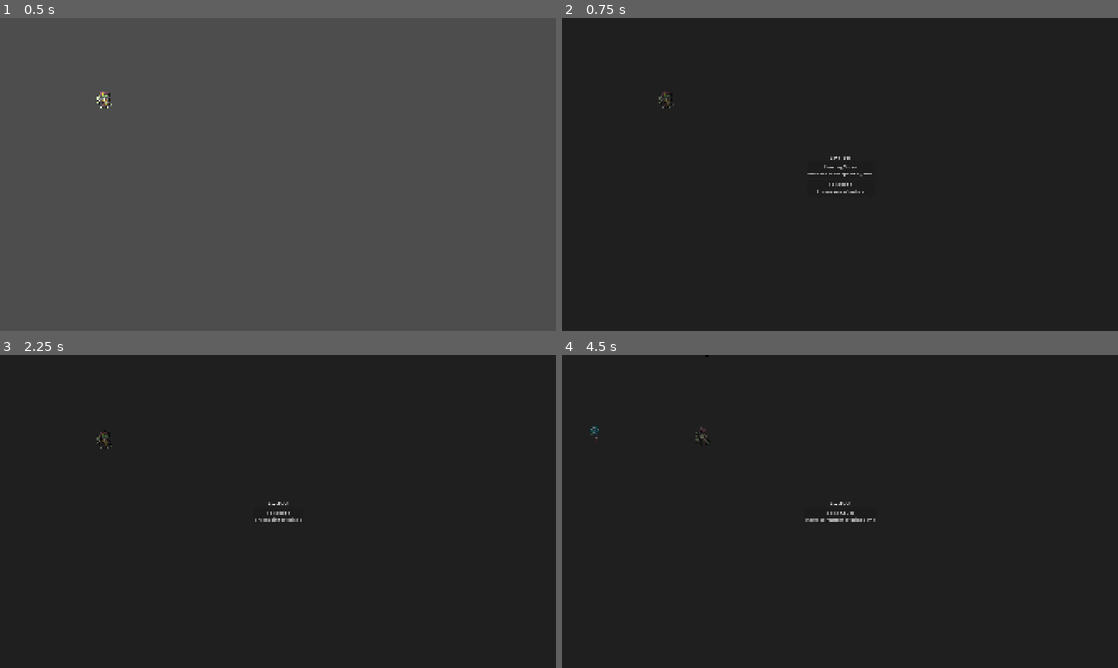
Above: before the commit, frames 1-4 (two rows, left to right).
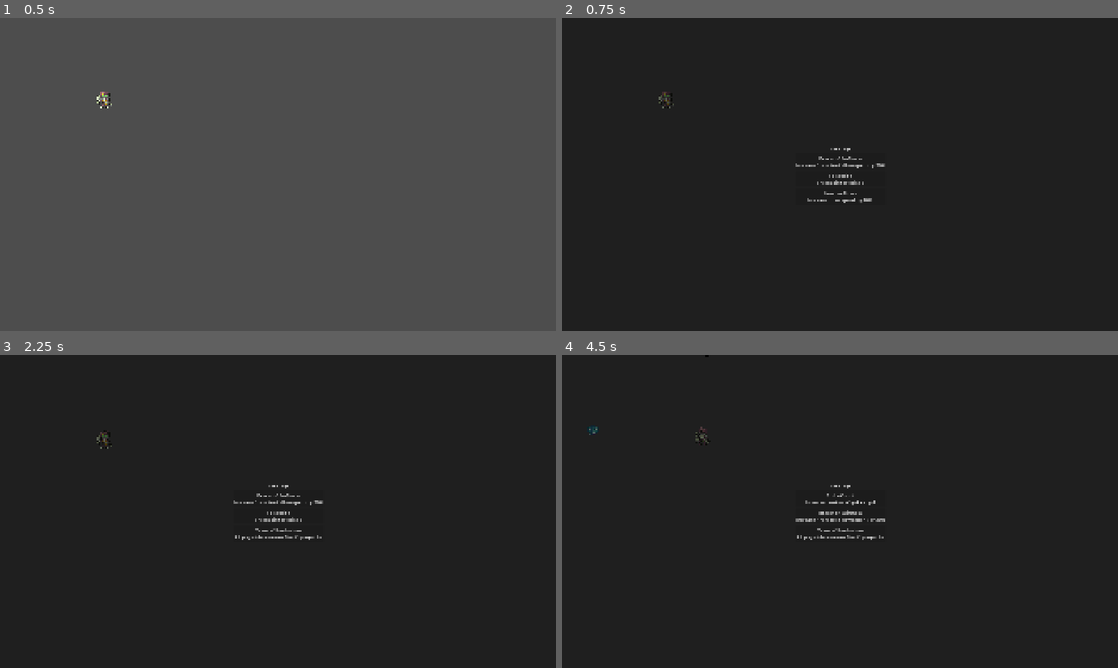
Above: after the commit, the same moments.

Repository: spearw/spore-runner
Game: Godot game, scene res://world/world.tscn
The game is run twice, just before and just after one commit, with the same random seed, the same clock (stepped at 60 frames per second) and the same inputs.
Inputs:
- Up to frame 1 (0.5 s): no input
- Up to frame 2 (0.75 s): tap Enter at 0.5 s; hold Right (move_right) from 0.53 s (still down); hold E (dev_add_xp) from 0.53 s (still down)
- Up to frame 3 (2.25 s): release Right (move_right) at 1.25 s; release E (dev_add_xp) at 1.25 s; click "Running Shoes Increase move s…" at 1.25 s; tap Space at 2 s; hold S (move_down) from 2.03 s (still down); tap L (dev_force_levelup) at 2.1 s
- Up to frame 4 (4.5 s): release S (move_down) at 2.75 s; click "Spike Ring Shoots ring of spi…" at 2.75 s; hold Right (move_right) 3.53-4.28 s; hold E (dev_add_xp) 3.53-4.28 s; hold W (move_up) from 4.28 s (still down); tap L (dev_force_levelup) at 4.35 s

Frame 1 is identical in both runs. In frame 2, 0.5% of the frame differs, in the area x 42-59%, y 41-60%; in frame 3, 0.3%; in frame 4, 0.5%.

Commit message:
Add systems and components logic

Diff:
--- a/actors/enemies/brute/brute.tscn
+++ b/actors/enemies/enemy/enemy.tscn
@@ -1,14 +1,14 @@
 [gd_scene load_steps=5 format=3 uid="uid://bjpvtmn8ptm1n"]
 
-[ext_resource type="Script" uid="uid://b4c4seddr04t5" path="res://actors/enemies/brute/brute.gd" id="1_4gyqm"]
-[ext_resource type="Texture2D" uid="uid://b7j6lpov6dfsd" path="res://actors/enemies/brute/brute.png" id="1_7k104"]
+[ext_resource type="Script" uid="uid://b4c4seddr04t5" path="res://actors/enemies/enemy/enemy.gd" id="1_4gyqm"]
+[ext_resource type="Texture2D" uid="uid://b7j6lpov6dfsd" path="res://actors/enemies/enemy/enemy.png" id="1_7k104"]
 [ext_resource type="PackedScene" uid="uid://b6g8t0tg7ccfi" path="res://items/pickups/xp_gem/experience_gem.tscn" id="2_qi2p4"]
 
 [sub_resource type="CapsuleShape2D" id="CapsuleShape2D_7k104"]
 radius = 22.0
 height = 50.0
 
-[node name="Enemy" type="CharacterBody2D"]
+[node name="Enemy" type="CharacterBody2D" groups=["enemies"]]
 collision_layer = 2
 collision_mask = 3
 script = ExtResource("1_4gyqm")
@@ -17,5 +17,5 @@
 [node name="Sprite2D" type="Sprite2D" parent="."]
 texture = ExtResource("1_7k104")
 
-[node name="CollisionShape2D" type="CollisionShape2D" parent="." groups=["enemy"]]
+[node name="CollisionShape2D" type="CollisionShape2D" parent="." groups=["enemies"]]
 shape = SubResource("CapsuleShape2D_7k104")
--- a/actors/player/player.gd
+++ b/actors/player/player.gd
@@ -8,6 +8,7 @@
 signal died
 signal experience_changed(current_xp, required_xp)
 signal leveled_up(new_level)
+signal stats_changed
 
 @export var stats: PlayerStats
 @onready var artifacts_node: Node = $Artifacts
@@ -52,6 +53,24 @@
 			final_speed = artifact.modify_speed(final_speed)
 	return final_speed
 
+## Calculates the total projectile bonus from all equipped artifacts.
+## @return: int - The number of extra projectiles to add.
+func get_global_projectile_bonus() -> int:
+	var bonus = 0
+	for artifact in artifacts_node.get_children():
+		if artifact.has_method("get_projectile_bonus"):
+			bonus += artifact.get_projectile_bonus()
+	return bonus
+
+## Calculates the total fire rate multiplier from all equipped artifacts.
+## @return: float - The final multiplier for timer wait_time (e.g., 0.8 for 20% faster).
+func get_global_firerate_modifier() -> float:
+	var modifier = 1.0 # Start with no modification
+	for artifact in artifacts_node.get_children():
+		if artifact.has_method("get_firerate_modifier"):
+			modifier *= artifact.get_firerate_modifier()
+	return modifier
+
 ## Adds experience to the player and checks for level-up conditions.
 ## @param amount: int - The amount of experience to add.
 func add_experience(amount: int) -> void:
@@ -86,6 +105,9 @@
 	if current_health <= 0:
 		die()
 
+func notify_stats_changed():
+	stats_changed.emit()
+
 ## Handles the player's death sequence.
 func die() -> void:
 	# Emit the died signal for other nodes to react to.
--- a/items/artifacts/running_shoes/running_shoes.gd
+++ b/items/artifacts/running_shoes/running_shoes.gd
@@ -8,5 +8,10 @@
 ## Applies this artifact's modification to a base speed value.
 ## @param base_speed: float - The incoming speed value.
 ## @return: float - The modified speed value.
+var level = 1
 func modify_speed(base_speed: float) -> float:
-	return base_speed * speed_multiplier
+	# Speed increases by 10% per level
+	return base_speed * (speed_multiplier**level)
+
+func upgrade_artifact():
+	level += 1
--- /dev/null
+++ b/items/artifacts/swift_bracer/swift_bracer.gd
@@ -0,0 +1,10 @@
+## swift_bracer.gd
+## An artifact that increases global weapon fire rate.
+class_name SwiftBracerArtifact
+extends Node
+
+# 20% faster fire rate (timer wait time is multiplied by this)
+var firerate_modifier: float = 0.8
+
+func get_firerate_modifier() -> float:
+	return firerate_modifier
--- /dev/null
+++ b/items/artifacts/swift_bracer/swift_bracer.tscn
@@ -0,0 +1,6 @@
+[gd_scene load_steps=2 format=3 uid="uid://dvld04rkuxoxk"]
+
+[ext_resource type="Script" uid="uid://l4foget2ubl6" path="res://items/artifacts/swift_bracer/swift_bracer.gd" id="1_6kt13"]
+
+[node name="SwiftBracer" type="Node"]
+script = ExtResource("1_6kt13")
--- /dev/null
+++ b/items/artifacts/tome_of_duplication/tome_of_duplication.gd
@@ -0,0 +1,9 @@
+## tome_of_duplication.gd
+## An artifact that grants extra projectiles to weapons.
+class_name TomeOfDuplicationArtifact
+extends Node
+
+var projectile_bonus: int = 1
+
+func get_projectile_bonus() -> int:
+	return projectile_bonus
--- /dev/null
+++ b/items/artifacts/tome_of_duplication/tome_of_duplication.tscn
@@ -0,0 +1,6 @@
+[gd_scene load_steps=2 format=3 uid="uid://blnvjmprud8u4"]
+
+[ext_resource type="Script" uid="uid://cocghxubhfkd" path="res://items/artifacts/tome_of_duplication/tome_of_duplication.gd" id="1_twkai"]
+
+[node name="TomeOfDuplication" type="Node"]
+script = ExtResource("1_twkai")
--- a/items/weapons/dagger/daggers.gd
+++ /dev/null
@@ -1,54 +0,0 @@
-## A weapon that fires a burst of projectiles horizontally.
-class_name DaggersWeapon extends Node2D
-
-@export var projectile_scene: PackedScene
-
-# Number of projectiles to fire in a single burst.
-@export var burst_count: int = 3
-# Delay in seconds between each projectile within a burst.
-@export var burst_delay: float = 0.1
-
-@onready var fire_rate_timer: Timer = $FireRateTimer
-
-var fire_right: bool = true
-
-func _ready() -> void:
-	fire_rate_timer.timeout.connect(_on_fire_rate_timer_timeout)
-
-## Signal handler for the fire rate timer's timeout signal.
-## This function now initiates the burst sequence.
-## The 'async' keyword allows the use of 'await' inside it.
-func _on_fire_rate_timer_timeout() -> void:
-	# We call another function to handle the burst to keep code clean.
-	fire_burst()
-
-## Asynchronously handles the firing of a burst of projectiles.
-func fire_burst() -> void:
-	# Guard clause: Do not fire if the projectile scene is not set.
-	if not projectile_scene:
-		printerr("WhipWeapon: Projectile scene is not set.")
-		return
-
-	# Loop to fire the specified number of projectiles.
-	for i in range(burst_count):
-		# Flip direction for every shot.
-		fire_right = not fire_right
-		var direction = Vector2.RIGHT if fire_right else Vector2.LEFT
-		var projectile = projectile_scene.instantiate()
-
-		# Set the projectile's direction.
-		projectile.direction = direction
-
-		# Add the projectile to the main game world.
-		# get_tree().current_scene is a robust way to get the root of the running scene.
-		get_tree().current_scene.add_child(projectile)
-
-		# Set its starting position.
-		projectile.global_position = self.global_position
-
-		# --- The Magic Part ---
-		# If this is not the last projectile in the burst, wait.
-		if i < burst_count - 1:
-			# Create a temporary timer and wait for its 'timeout' signal.
-			# The function pauses here for burst_delay seconds.
-			await get_tree().create_timer(burst_delay).timeout
--- a/items/weapons/dagger/daggers.tscn
+++ /dev/null
@@ -1,13 +0,0 @@
-[gd_scene load_steps=3 format=3 uid="uid://divtus20vmop4"]
-
-[ext_resource type="Script" uid="uid://d28sd1lkd3cdw" path="res://items/weapons/dagger/daggers.gd" id="1_6gvp5"]
-[ext_resource type="PackedScene" uid="uid://bwo8ttfa451xp" path="res://items/weapons/dagger/daggers_projectile.tscn" id="2_71i1o"]
-
-[node name="daggers" type="Node2D"]
-script = ExtResource("1_6gvp5")
-projectile_scene = ExtResource("2_71i1o")
-metadata/_custom_type_script = "uid://d28sd1lkd3cdw"
-
-[node name="FireRateTimer" type="Timer" parent="."]
-wait_time = 2.0
-autostart = true
--- /dev/null
+++ b/items/weapons/dagger/daggers_weapon.gd
@@ -0,0 +1,39 @@
+## daggers_weapon.gd
+class_name DaggersWeapon
+extends Node2D
+
+# --- Base Properties ---
+@export var projectile_scene: PackedScene
+var base_projectile_count: int = 1
+var base_projectile_damage: int = 10
+var base_interval: float = 2.0
+
+# --- Component References ---
+@onready var targeting_component: TargetingComponent = $TargetingComponent
+@onready var stats_component: WeaponStatsComponent = $WeaponStatsComponent
+@onready var fire_rate_timer: Timer = $FireRateTimer
+
+var last_fire_direction = Vector2.RIGHT
+
+func _ready():
+	fire_rate_timer.timeout.connect(_on_fire_rate_timer_timeout)
+
+func _on_fire_rate_timer_timeout():
+	if not projectile_scene: return
+
+	var fire_direction = targeting_component.get_fire_direction(self.global_position, last_fire_direction)
+	var final_projectile_count = stats_component.get_final_projectile_count()
+
+	for i in range(final_projectile_count):
+		var projectile = projectile_scene.instantiate()
+		projectile.damage = self.base_projectile_damage
+		projectile.direction = fire_direction
+		projectile.rotation = fire_direction.angle()
+
+		get_tree().current_scene.add_child(projectile)
+		projectile.global_position = self.global_position
+
+		if i < final_projectile_count - 1:
+			await get_tree().create_timer(0.08).timeout
+
+	last_fire_direction = fire_direction
--- /dev/null
+++ b/items/weapons/dagger/daggers_weapon.tscn
@@ -0,0 +1,21 @@
+[gd_scene load_steps=5 format=3 uid="uid://divtus20vmop4"]
+
+[ext_resource type="Script" uid="uid://d28sd1lkd3cdw" path="res://items/weapons/dagger/daggers_weapon.gd" id="1_jas4t"]
+[ext_resource type="PackedScene" uid="uid://bwo8ttfa451xp" path="res://items/weapons/dagger/daggers_projectile.tscn" id="2_glwvr"]
+[ext_resource type="Script" uid="uid://5nf8qiekyyrw" path="res://systems/components/targeting_component.gd" id="3_glwvr"]
+[ext_resource type="PackedScene" uid="uid://bi2e3pkfcknbt" path="res://systems/components/weapon_stats_component.tscn" id="4_umv4o"]
+
+[node name="daggers" type="Node2D"]
+script = ExtResource("1_jas4t")
+projectile_scene = ExtResource("2_glwvr")
+metadata/_custom_type_script = "uid://d28sd1lkd3cdw"
+
+[node name="FireRateTimer" type="Timer" parent="."]
+wait_time = 2.0
+autostart = true
+
+[node name="TargetingComponent" type="Node" parent="."]
+script = ExtResource("3_glwvr")
+metadata/_custom_type_script = "uid://5nf8qiekyyrw"
+
+[node name="WeaponStatsComponent" parent="." instance=ExtResource("4_umv4o")]
--- a/items/weapons/spike_ring/spike_ring_weapon.gd
+++ b/items/weapons/spike_ring/spike_ring_weapon.gd
@@ -3,13 +3,13 @@
 
 @export var projectile_scene: PackedScene
 
-# --- Weapon Stats ---
-# These properties can be modified by upgrades.
-var projectile_count: int = 8
-var projectile_damage: int = 15
-# We can use this to control the spike size later.
-# var projectile_scale: float = 1.0
+# --- Base Properties ---
+var base_projectile_count: int = 8
+var base_projectile_damage: int = 15
+var base_interval: float = 4.0
 
+# --- Component References ---
+@onready var stats_component: WeaponStatsComponent = $WeaponStatsComponent
 @onready var fire_rate_timer: Timer = $FireRateTimer
 
 func _ready():
@@ -21,14 +21,15 @@
 		return
 
 	# Calculate the angle between each spike. TAU is a full circle in radians (2 * PI).
-	var angle_step = TAU / projectile_count
+	var final_projectile_count = stats_component.get_final_projectile_count()
+	var angle_step = TAU / final_projectile_count
 
-	for i in range(projectile_count):
+	for i in range(final_projectile_count):
 		var current_angle = angle_step * i
 		var projectile = projectile_scene.instantiate()
 
 		# Set the projectile's stats from the weapon's stats.
-		projectile.damage = self.projectile_damage
+		projectile.damage = self.base_projectile_damage
 		projectile.direction = Vector2.RIGHT.rotated(current_angle)
 
 		get_tree().current_scene.add_child(projectile)
--- a/items/weapons/spike_ring/spike_ring_weapon.tscn
+++ b/items/weapons/spike_ring/spike_ring_weapon.tscn
@@ -1,7 +1,8 @@
-[gd_scene load_steps=3 format=3 uid="uid://ct1o670bpbrau"]
+[gd_scene load_steps=4 format=3 uid="uid://ct1o670bpbrau"]
 
 [ext_resource type="Script" uid="uid://n0xaycflmw4v" path="res://items/weapons/spike_ring/spike_ring_weapon.gd" id="1_b2ytv"]
 [ext_resource type="PackedScene" uid="uid://bk8tg713q1ypd" path="res://items/weapons/spike_ring/spike_projectile.tscn" id="2_5culu"]
+[ext_resource type="PackedScene" uid="uid://bi2e3pkfcknbt" path="res://systems/components/weapon_stats_component.tscn" id="3_41i8g"]
 
 [node name="SpikeRingWeapon" type="Node2D"]
 script = ExtResource("1_b2ytv")
@@ -11,3 +12,5 @@
 [node name="FireRateTimer" type="Timer" parent="."]
 wait_time = 4.0
 autostart = true
+
+[node name="WeaponStatsComponent" parent="." instance=ExtResource("3_41i8g")]
--- /dev/null
+++ b/systems/components/targeting_component.gd
@@ -0,0 +1,51 @@
+## targeting_component.gd
+## A component that provides targeting functionality to any parent node.
+class_name TargetingComponent
+extends Node
+
+enum TargetingMode {
+	NONE,
+	NEAREST
+	# Add more modes here later
+}
+
+@export var targeting_mode: TargetingMode = TargetingMode.NEAREST
+
+## Finds the closest enemy node to a given position.
+## @param origin_pos: Vector2 - The position to measure distance from.
+## @return: Node2D - The closest enemy node, or null if none are found.
+func find_closest_enemy(origin_pos: Vector2) -> Node2D:
+	var enemies = get_tree().get_nodes_in_group("enemies")
+	if enemies.is_empty():
+		return null
+
+	var closest_enemy = null
+	var closest_distance = INF
+
+	for enemy in enemies:
+		var distance = origin_pos.distance_to(enemy.global_position)
+		if distance < closest_distance:
+			closest_distance = distance
+			closest_enemy = enemy
+
+	return closest_enemy
+
+## Calculates a fire direction based on the current targeting mode.
+## @param origin_pos: Vector2 - The position the projectile will fire from.
+## @param fallback_direction: Vector2 - A direction to use if no target is found.
+## @return: Vector2 - The calculated normalized direction vector.
+func get_fire_direction(origin_pos: Vector2, fallback_direction: Vector2) -> Vector2:
+	var fire_direction = fallback_direction
+	var target_enemy = null
+
+	match targeting_mode:
+		TargetingMode.NEAREST:
+			target_enemy = find_closest_enemy(origin_pos)
+			if is_instance_valid(target_enemy):
+				fire_direction = (target_enemy.global_position - origin_pos).normalized()
+
+		TargetingMode.NONE:
+			# In this case, the weapon's own logic provides the fallback.
+			pass
+
+	return fire_direction
--- /dev/null
+++ b/systems/components/targeting_component.tscn
@@ -0,0 +1,6 @@
+[gd_scene load_steps=2 format=3 uid="uid://d4jvsnxhbtq87"]
+
+[ext_resource type="Script" uid="uid://5nf8qiekyyrw" path="res://systems/components/targeting_component.gd" id="1_ghot6"]
+
+[node name="TargetingComponent" type="Node"]
+script = ExtResource("1_ghot6")
--- /dev/null
+++ b/systems/components/weapon_stats_component.gd
@@ -0,0 +1,46 @@
+## weapon_stats_component.gd
+## A component that connects a weapon to the player and handles stat updates.
+class_name WeaponStatsComponent
+extends Node
+
+# --- References ---
+var weapon # A reference to the parent weapon node
+var timer # Reference to weapon timer
+var player: Node:
+	set(new_player):
+		if is_instance_valid(player) and player.has_signal("stats_changed"):
+			player.stats_changed.disconnect(update_stats)
+		player = new_player
+		if is_instance_valid(player) and player.has_signal("stats_changed"):
+			player.stats_changed.connect(update_stats)
+
+func _ready():
+	# Get a reference to the parent node this component is attached to.
+	weapon = get_parent()
+	timer = weapon.get_node("FireRateTimer")
+	timer.set_meta("base_wait_time", weapon.base_interval)
+
+## This function is the heart of the component. It updates the parent weapon's stats.
+func update_stats():
+	if not is_instance_valid(player) or not is_instance_valid(weapon):
+		return
+	print("%s stats" % weapon.name)
+
+	# Update Fire Rate (if the weapon has a timer)
+	if weapon.has_node("FireRateTimer"):
+		var base_wait_time = timer.get_meta("base_wait_time")
+		var modifier = player.get_global_firerate_modifier()
+		timer.wait_time = base_wait_time * modifier
+		print("Fire rate: %s seconds" % timer.wait_time)
+
+
+
+
+## Public function for the weapon to get its final projectile count
+func get_final_projectile_count() -> int:
+	if not is_instance_valid(player) or not "base_projectile_count" in weapon:
+		return 1 # Return a safe default
+
+	var final_count = weapon.base_projectile_count
+	final_count += player.get_global_projectile_bonus()
+	return final_count
--- /dev/null
+++ b/systems/components/weapon_stats_component.tscn
@@ -0,0 +1,6 @@
+[gd_scene load_steps=2 format=3 uid="uid://bi2e3pkfcknbt"]
+
+[ext_resource type="Script" uid="uid://b8vmmy8hux8bt" path="res://systems/components/weapon_stats_component.gd" id="1_3u2pr"]
+
+[node name="WeaponStatsComponent" type="Node"]
+script = ExtResource("1_3u2pr")
--- a/systems/upgrade_manager.gd
+++ b/systems/upgrade_manager.gd
@@ -7,12 +7,14 @@
 
 var player_equipment: Node2D = null
 var player_artifacts: Node2D = null
+var player: Node2D = null
 
 ## Store reference to the player's equipment and artifacts.
 ## @param player: Node - The player node instance that is registering itself.
 func register_player(player: Node) -> void:
 	# Check if the player and its children are valid before storing them.
 	if is_instance_valid(player) and player.has_node("Equipment") and player.has_node("Artifacts"):
+		self.player = player
 		self.player_equipment = player.get_node("Equipment")
 		self.player_artifacts = player.get_node("Artifacts")
 		print("UpgradeManager: Player registered successfully.")
@@ -65,27 +67,57 @@
 		return
 	match upgrade.id:
 		"daggers_unlock":
-			var scene = load("res://items/weapons/dagger/daggers.tscn")
-			var new_equipment = scene.instantiate()
-			new_equipment.name = upgrade.target_class_name
+			var scene = load("res://items/weapons/dagger/daggers_weapon.tscn")
+			var new_equipment = create_weapon(scene.instantiate(), upgrade)
 			player_equipment.add_child(new_equipment)
 
 		"player_speed_1":
 			var scene = load("res://items/artifacts/running_shoes/running_shoes.tscn")
-			var new_artifact = scene.instantiate()
-			new_artifact.name = upgrade.target_class_name
+			var new_artifact = create_artifact(scene.instantiate(), upgrade)
 			player_artifacts.add_child(new_artifact)
+
+		"tome_of_duplication_unlock":
+			var scene = load("res://items/artifacts/tome_of_duplication/tome_of_duplication.tscn")
+			var new_artifact = create_artifact(scene.instantiate(), upgrade)
+			player_artifacts.add_child(new_artifact)
+
+		"swift_bracer_unlock":
+			var scene = load("res://items/artifacts/swift_bracer/swift_bracer.tscn")
+			var new_artifact = create_artifact(scene.instantiate(), upgrade)
+			player_artifacts.add_child(new_artifact)
+
+		"player_speed_2":
+			var item = player_artifacts.get_node(upgrade.target_class_name)
+			if item:
+				item.upgrade_artifact()
+
+		"daggers_damage_1":
+			var weapon = player_equipment.get_node(upgrade.target_class_name)
+			if weapon:
+				weapon.projectile_damage += 5
 
 		"spike_ring_unlock":
 			var scene = load("res://items/weapons/spike_ring/spike_ring_weapon.tscn")
-			var new_equipment = scene.instantiate()
-			new_equipment.name = upgrade.target_class_name
+			var new_equipment = create_weapon(scene.instantiate(), upgrade)
 			player_equipment.add_child(new_equipment)
 
 		"spike_ring_count_1":
 			var weapon = player_equipment.get_node(upgrade.target_class_name)
 			if weapon:
-				weapon.projectile_count += 4
+				weapon.base_projectile_count += 4
 
 		_:
 			printerr("UpgradeManager: Unknown upgrade ID: ", upgrade.id)
+
+	if is_instance_valid(player):
+		player.notify_stats_changed()
+
+func create_weapon(weapon, upgrade):
+	weapon.name = upgrade.target_class_name
+	weapon.get_node("WeaponStatsComponent").player = self.player
+	weapon.get_node("FireRateTimer").set_meta("base_wait_time", 2.0)
+	return weapon
+
+func create_artifact(artifact, upgrade):
+	artifact.name = upgrade.target_class_name
+	return artifact
--- /dev/null
+++ b/systems/upgrades/daggers_damage_1.tres
@@ -0,0 +1,12 @@
+[gd_resource type="Resource" script_class="Upgrade" load_steps=2 format=3 uid="uid://imgvcskg7a5r"]
+
+[ext_resource type="Script" uid="uid://d0ibxieicws6j" path="res://systems/upgrades/Upgrade.gd" id="1_i4imh"]
+
+[resource]
+script = ExtResource("1_i4imh")
+id = "daggers_damage_1"
+display_name = "Sharpened Blades"
+description = "Increases dagger damage by 5"
+type = 2
+target_class_name = "DaggersWeapon"
+metadata/_custom_type_script = "uid://d0ibxieicws6j"
--- /dev/null
+++ b/systems/upgrades/player_speed_2.tres
@@ -0,0 +1,12 @@
+[gd_resource type="Resource" script_class="Upgrade" load_steps=2 format=3 uid="uid://b8y1u7wm4bi06"]
+
+[ext_resource type="Script" uid="uid://d0ibxieicws6j" path="res://systems/upgrades/Upgrade.gd" id="1_o2qoy"]
+
+[resource]
+script = ExtResource("1_o2qoy")
+id = "player_speed_2"
+display_name = "Running Shoes II"
+description = "Increase movement speed by an additional 10%"
+type = 2
+target_class_name = "RunningShoesArtifact"
+metadata/_custom_type_script = "uid://d0ibxieicws6j"
--- /dev/null
+++ b/systems/upgrades/swift_bracer_unlock.tres
@@ -0,0 +1,12 @@
+[gd_resource type="Resource" script_class="Upgrade" load_steps=2 format=3 uid="uid://bib5t3cy8av85"]
+
+[ext_resource type="Script" uid="uid://d0ibxieicws6j" path="res://systems/upgrades/Upgrade.gd" id="1_582sl"]
+
+[resource]
+script = ExtResource("1_582sl")
+id = "swift_bracer_unlock"
+display_name = "Bracer of Swiftness"
+description = "Increase fire rate of all weapons by 20%"
+type = 1
+target_class_name = "SwiftBracerArtifact"
+metadata/_custom_type_script = "uid://d0ibxieicws6j"
--- /dev/null
+++ b/systems/upgrades/tome_of_duplication_unlock.tres
@@ -0,0 +1,12 @@
+[gd_resource type="Resource" script_class="Upgrade" load_steps=2 format=3 uid="uid://bvqb5l5r7b4iy"]
+
+[ext_resource type="Script" uid="uid://d0ibxieicws6j" path="res://systems/upgrades/Upgrade.gd" id="1_asj0q"]
+
+[resource]
+script = ExtResource("1_asj0q")
+id = "tome_of_duplication_unlock"
+display_name = "Tome of Duplication"
+description = "All projectile weapons fire +1 projectile."
+type = 1
+target_class_name = "TomeOfDuplicationArtifact"
+metadata/_custom_type_script = "uid://d0ibxieicws6j"
--- a/world/world.tscn
+++ b/world/world.tscn
@@ -1,17 +1,20 @@
-[gd_scene load_steps=13 format=3 uid="uid://bdcbnkahhxu6b"]
+[gd_scene load_steps=16 format=3 uid="uid://bdcbnkahhxu6b"]
 
 [ext_resource type="Script" uid="uid://cdtrlaeo6bkx7" path="res://world/world.gd" id="1_ov2xu"]
 [ext_resource type="PackedScene" uid="uid://clgxi4bd78qqi" path="res://ui/level_up/level_up_ui.tscn" id="2_mad0u"]
 [ext_resource type="PackedScene" uid="uid://dulw5xigdffvi" path="res://actors/player/player.tscn" id="3_ocfjn"]
 [ext_resource type="Script" uid="uid://fhk1ou3boos2" path="res://world/enemy_spawner.gd" id="4_dqqhb"]
-[ext_resource type="PackedScene" uid="uid://bjpvtmn8ptm1n" path="res://actors/enemies/brute/brute.tscn" id="5_b2suy"]
+[ext_resource type="PackedScene" uid="uid://bjpvtmn8ptm1n" path="res://actors/enemies/enemy/enemy.tscn" id="5_b2suy"]
 [ext_resource type="Script" uid="uid://cdevlwpbk7w8g" path="res://systems/upgrade_manager.gd" id="6_h8lre"]
 [ext_resource type="Script" uid="uid://d0ibxieicws6j" path="res://systems/upgrades/Upgrade.gd" id="7_ysn08"]
 [ext_resource type="Resource" uid="uid://deynodmipwbdh" path="res://systems/upgrades/daggers_unlock.tres" id="8_m0cxt"]
 [ext_resource type="Resource" uid="uid://ei4vnjeiqilo" path="res://systems/upgrades/player_speed_1.tres" id="9_j34ew"]
 [ext_resource type="Resource" uid="uid://c64jci32lqc3" path="res://systems/upgrades/spike_ring_unlock.tres" id="10_p2iis"]
 [ext_resource type="Resource" uid="uid://cg64e0ifhkfb7" path="res://systems/upgrades/spike_ring_count_1.tres" id="11_aysyn"]
+[ext_resource type="Resource" uid="uid://bib5t3cy8av85" path="res://systems/upgrades/swift_bracer_unlock.tres" id="12_dqqhb"]
 [ext_resource type="PackedScene" uid="uid://cbw5xw2x3ghy3" path="res://systems/dev_console/dev_console.tscn" id="12_mad0u"]
+[ext_resource type="Resource" uid="uid://bvqb5l5r7b4iy" path="res://systems/upgrades/tome_of_duplication_unlock.tres" id="13_b2suy"]
+[ext_resource type="Resource" uid="uid://b8y1u7wm4bi06" path="res://systems/upgrades/player_speed_2.tres" id="14_b2suy"]
 
 [node name="World" type="Node2D"]
 script = ExtResource("1_ov2xu")
@@ -31,7 +34,7 @@
 
 [node name="UpgradeManager" type="Node" parent="."]
 script = ExtResource("6_h8lre")
-upgrade_pool = Array[ExtResource("7_ysn08")]([ExtResource("8_m0cxt"), ExtResource("9_j34ew"), ExtResource("10_p2iis"), ExtResource("11_aysyn")])
+upgrade_pool = Array[ExtResource("7_ysn08")]([ExtResource("8_m0cxt"), ExtResource("9_j34ew"), ExtResource("10_p2iis"), ExtResource("11_aysyn"), ExtResource("12_dqqhb"), ExtResource("13_b2suy"), ExtResource("14_b2suy")])
 
 [node name="DevConsole" parent="." instance=ExtResource("12_mad0u")]
 
Renamed: actors/enemies/brute/brute.gd -> actors/enemies/enemy/enemy.gd
Renamed: actors/enemies/brute/brute.gd.uid -> actors/enemies/enemy/enemy.gd.uid
Renamed: actors/enemies/brute/brute.png -> actors/enemies/enemy/enemy.png
Not shown, changed: actors/enemies/enemy/enemy.png.import
Not shown, added: items/artifacts/swift_bracer/swift_bracer.gd.uid
Not shown, added: items/artifacts/tome_of_duplication/tome_of_duplication.gd.uid
Renamed: items/weapons/dagger/daggers.gd.uid -> items/weapons/dagger/daggers_weapon.gd.uid
Not shown, added: systems/components/targeting_component.gd.uid
Not shown, added: systems/components/weapon_stats_component.gd.uid
